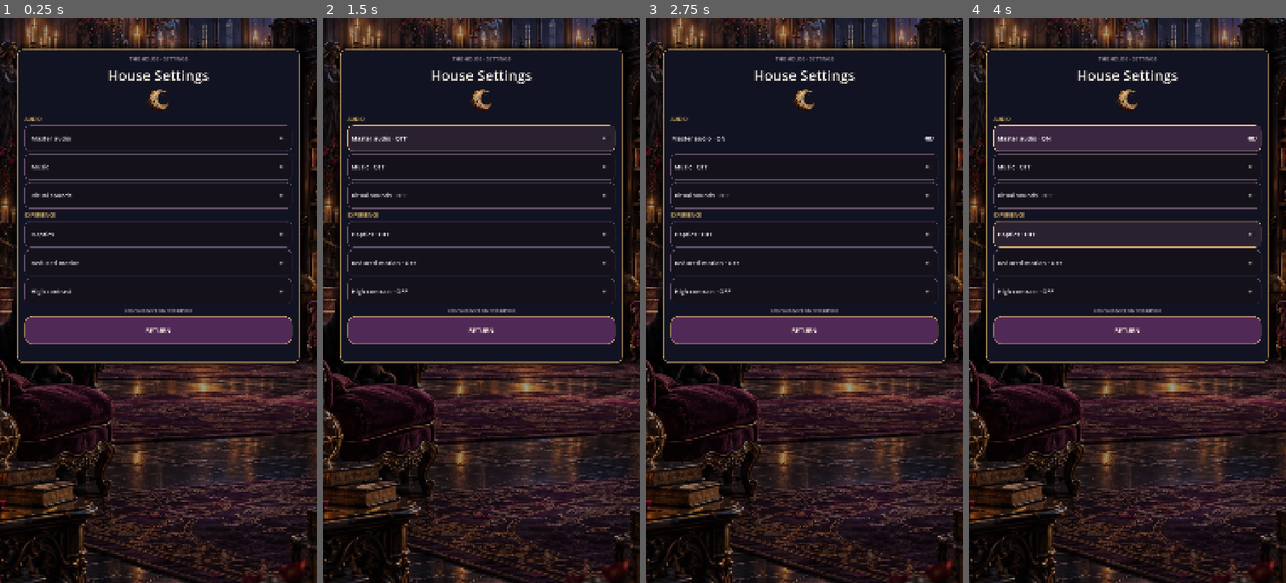
Above: before the commit, frames 1-4 (left to right).
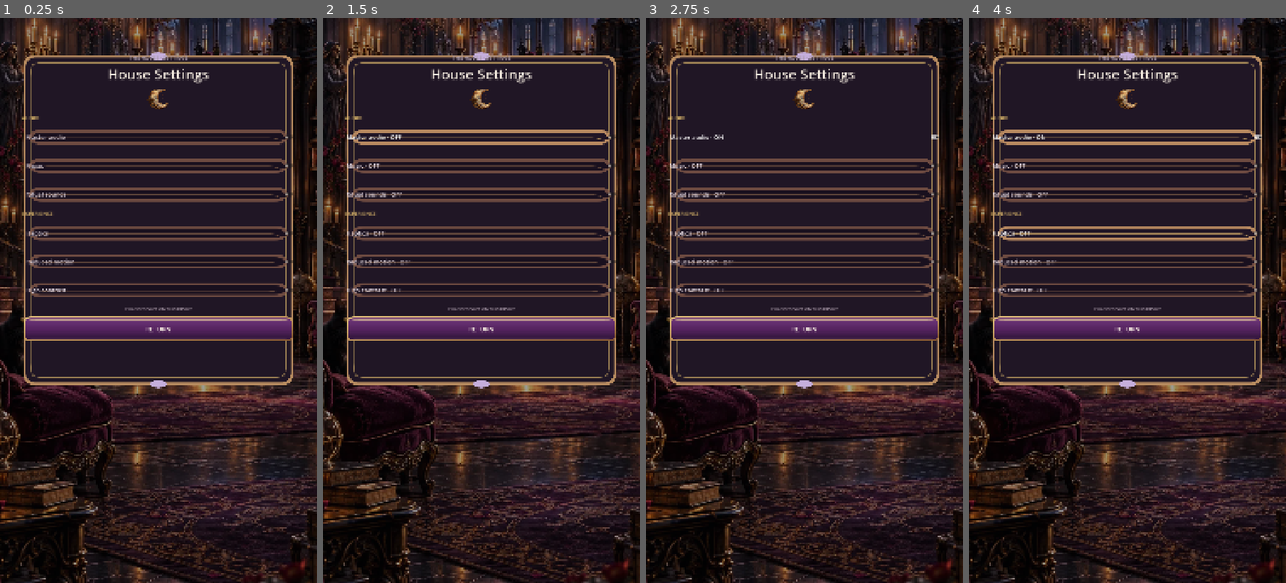
Above: after the commit, the same moments.

Repository: Jay-prodesign/akilta-match3
Game: Godot game, scene res://src/ui/settings/settings_panel.tscn
Same seed, same stepped clock (60 frames per second), same inputs: the game is played once before the commit and once after it. This scene is started directly instead of the project's main scene.
Inputs:
- Up to frame 1 (0.25 s): no input
- Up to frame 2 (1.5 s): click "Master audio" at 0.5 s; click "Master audio · ON" at 1.25 s
- Up to frame 3 (2.75 s): click "Master audio · OFF" at 2 s
- Up to frame 4 (4 s): click "Haptics · OFF" at 2.75 s; click "Haptics · ON" at 3.5 s

The runs differ from the first frame. In frame 1, 18% of the frame differs, in the area x 3-96%, y 4-66%; in frame 2, 18%; in frame 3, 17%; in frame 4, 21%.

Commit message:
Align Settings with production chrome

Diff:
--- a/src/ui/settings/settings_panel.gd
+++ b/src/ui/settings/settings_panel.gd
@@ -6,6 +6,7 @@
 
 const PieceAssetLoader = preload("res://src/match3/presentation/piece_asset_loader.gd")
 const ScreenArt = preload("res://src/ui/shared/screen_art_registry.gd")
+const ProductionChrome = preload("res://src/ui/theme/production_chrome.gd")
 
 @export var card_normal_style: StyleBoxFlat
 @export var card_high_style: StyleBoxFlat
@@ -70,6 +71,7 @@
 	interaction_feedback_requested.emit("ui")
 	_set_setting(key, value)
 	_refresh_toggle_copy()
+	_style_settings_overlay()
 
 func _on_close_pressed() -> void:
 	interaction_feedback_requested.emit("ui")
@@ -124,13 +126,21 @@
 func _style_settings_overlay() -> void:
 	var card := get_node_or_null("Card") as PanelContainer
 	if card != null:
-		card.add_theme_stylebox_override("panel", card_high_style if _high_contrast else card_normal_style)
+		if _high_contrast:
+			card.add_theme_stylebox_override("panel", card_high_style)
+			card.set_meta("production_chrome_kind", "settings_high_contrast")
+		else:
+			ProductionChrome.apply_secondary(card, "settings")
 	for toggle in [master_toggle, music_toggle, sfx_toggle, haptics_toggle, reduced_toggle, contrast_toggle]:
 		_style_toggle(toggle)
-	close_button.add_theme_stylebox_override("normal", close_high_style if _high_contrast else close_normal_style)
-	close_button.add_theme_stylebox_override("hover", close_hover_style)
-	close_button.add_theme_stylebox_override("pressed", close_pressed_style)
-	close_button.add_theme_stylebox_override("focus", close_hover_style)
+	if _high_contrast:
+		close_button.add_theme_stylebox_override("normal", close_high_style)
+		close_button.add_theme_stylebox_override("hover", close_hover_style)
+		close_button.add_theme_stylebox_override("pressed", close_pressed_style)
+		close_button.add_theme_stylebox_override("focus", close_hover_style)
+		close_button.set_meta("production_chrome_kind", "settings_high_contrast_return")
+	else:
+		ProductionChrome.apply_action_button(close_button, "primary", "settings_return")
 	close_button.add_theme_color_override("font_color", Color("#FFF7E8"))
 	close_button.add_theme_color_override("font_hover_color", Color("#FFFFFF"))
 	close_button.add_theme_font_size_override("font_size", 22)
@@ -138,10 +148,14 @@
 func _style_toggle(toggle: CheckButton) -> void:
 	if toggle == null:
 		return
-	toggle.add_theme_stylebox_override("normal", toggle_high_style if _high_contrast else toggle_normal_style)
-	toggle.add_theme_stylebox_override("hover", toggle_high_hover_style if _high_contrast else toggle_hover_style)
-	toggle.add_theme_stylebox_override("pressed", toggle_high_pressed_style if _high_contrast else toggle_pressed_style)
-	toggle.add_theme_stylebox_override("focus", toggle_high_hover_style if _high_contrast else toggle_hover_style)
+	if _high_contrast:
+		toggle.add_theme_stylebox_override("normal", toggle_high_style)
+		toggle.add_theme_stylebox_override("hover", toggle_high_hover_style)
+		toggle.add_theme_stylebox_override("pressed", toggle_high_pressed_style)
+		toggle.add_theme_stylebox_override("focus", toggle_high_hover_style)
+		toggle.set_meta("production_chrome_kind", "settings_high_contrast_toggle")
+	else:
+		ProductionChrome.apply_interactive_button(toggle, toggle.button_pressed, "settings_toggle")
 	toggle.add_theme_color_override("font_color", Color("#FFFFFF") if _high_contrast else Color("#E8DCE4"))
 	toggle.add_theme_color_override("font_hover_color", Color("#FFFFFF"))
 	toggle.add_theme_font_size_override("font_size", 21)
@@ -158,4 +172,7 @@
 		"north_star_toggle_height": [master_toggle, music_toggle, sfx_toggle, haptics_toggle, reduced_toggle, contrast_toggle].all(func(control): return control.custom_minimum_size.y >= 88.0),
 		"intro_subordinate": ($Card/Content/Intro as Label) != null and not ($Card/Content/Intro as Label).visible,
 		"runtime_style_factory": false,
+		"production_card_chrome": ($Card as PanelContainer).get_theme_stylebox("panel") is StyleBoxTexture and String(($Card as PanelContainer).get_meta("production_chrome_kind", "")) == "secondary_settings",
+		"production_toggle_chrome": [master_toggle, music_toggle, sfx_toggle, haptics_toggle, reduced_toggle, contrast_toggle].all(func(control): return control.get_theme_stylebox("normal") is StyleBoxTexture and String(control.get_meta("production_chrome_kind", "")) == "interactive_settings_toggle"),
+		"production_return_chrome": close_button.get_theme_stylebox("normal") is StyleBoxTexture and String(close_button.get_meta("production_chrome_kind", "")) == "action_primary_settings_return",
 	}
--- a/src/ui/settings/settings_panel.tscn
+++ b/src/ui/settings/settings_panel.tscn
@@ -228,7 +228,7 @@
 anchor_left = 0.055
 anchor_top = 0.055
 anchor_right = 0.945
-anchor_bottom = 0.61
+anchor_bottom = 0.66
 grow_horizontal = 2
 grow_vertical = 2
 theme_override_styles/panel = SubResource("Card")
--- a/tests/unit/test_settings_authored_utility_screen.gd
+++ b/tests/unit/test_settings_authored_utility_screen.gd
@@ -24,6 +24,9 @@
 	_expect(bool(contract.get("north_star_toggle_height", false)), "Settings controls must read as deliberate mobile rows rather than tiny switches")
 	_expect(bool(contract.get("intro_subordinate", false)), "Settings explanatory prose must not compete with controls")
 	_expect(not bool(contract.get("runtime_style_factory", true)), "Settings must not create StyleBox presentation resources at runtime")
+	_expect(bool(contract.get("production_card_chrome", false)), "Settings card must use the verified secondary production chrome in normal mode")
+	_expect(bool(contract.get("production_toggle_chrome", false)), "Settings toggle rows must use the verified quiet interactive production chrome in normal mode")
+	_expect(bool(contract.get("production_return_chrome", false)), "Settings return CTA must use the verified primary action production chrome in normal mode")
 
 	var card := screen.get_node_or_null("Card") as PanelContainer
 	var sigil := screen.get_node_or_null("Card/Content/HouseSigil") as TextureRect
@@ -33,7 +36,7 @@
 	_expect(sigil != null and sigil.texture != null and sigil.custom_minimum_size.y >= 72.0, "Settings authored raster sigil slot missing")
 	_expect(world_art != null and world_art.texture != null, "Settings authored world backdrop slot missing")
 	_expect(close != null and close.custom_minimum_size.y >= 88.0, "Settings close CTA must retain mobile touch target")
-	_expect(card.get_theme_stylebox("panel") == screen.card_normal_style, "Default Settings card must use authored normal style resource")
+	_expect(card.get_theme_stylebox("panel") is StyleBoxTexture, "Default Settings card must use asset-backed production chrome")
 
 	screen.apply_presentation_settings({"high_contrast": true})
 	await process_frame
@@ -46,7 +49,8 @@
 
 	screen.apply_presentation_settings({"high_contrast": false})
 	await process_frame
-	_expect(card.get_theme_stylebox("panel") == screen.card_normal_style, "Settings must return to authored normal card resource")
+	_expect(card.get_theme_stylebox("panel") is StyleBoxTexture, "Settings must return to asset-backed production chrome")
+	_expect(close.get_theme_stylebox("normal") is StyleBoxTexture, "Settings return CTA must restore asset-backed primary action chrome")
 
 	screen.queue_free()
 	await process_frame
